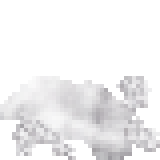
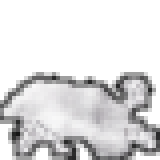
Before/after of a (160, 160) layered artwork. What changed in the layer stack:
added layer "outline" above "Main" over bbox(0, 72, 160, 160)
